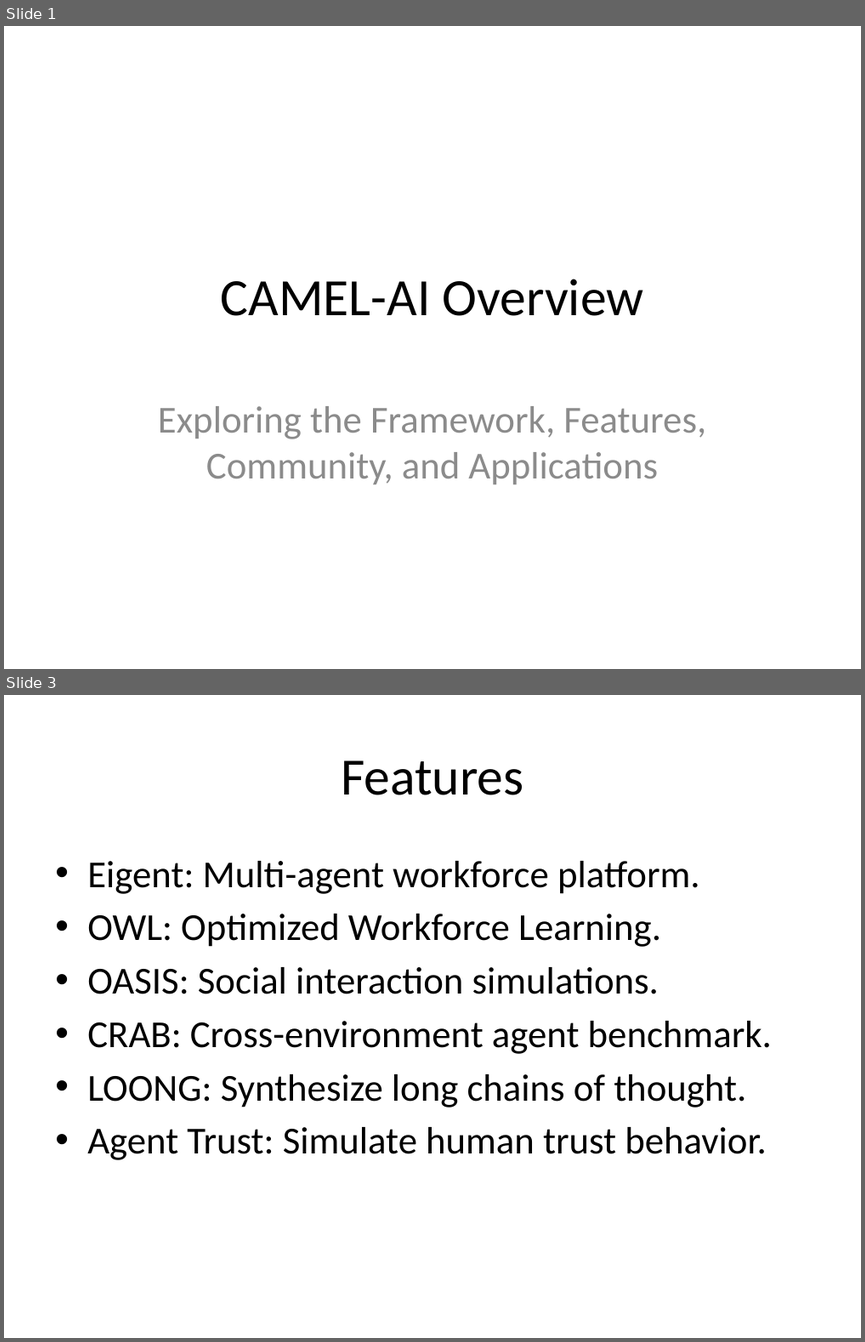
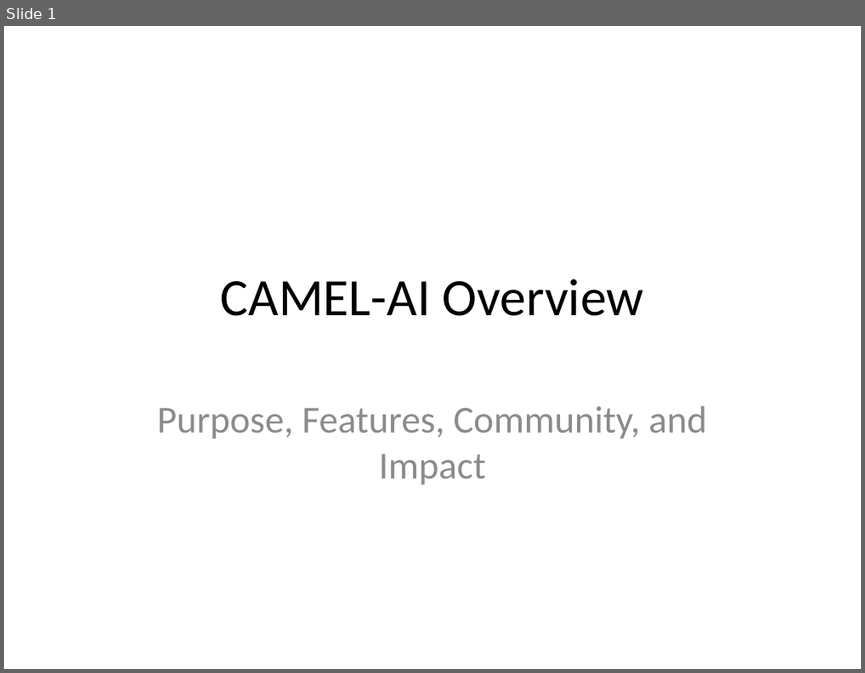
Before and after one commit to echo-yiyiyi/camel, a slide deck: pptx_outputs/CAMEL-AI_Presentation.pptx. Shown one above the other, each under a label of ours: slides 1 and 3 before the commit, slide 1 after it; the slides between them are not shown. The pictures are 865x1342 and 865x673 pixels, drawn with LibreOffice and Linux fonts; fonts in the diff are those of the drawing. Boxes give left, top, right and bottom in pixels: in the first picture for what was removed or moved away, otherwise in the second. Text is boxed around its words. In the diff, an @@ line names an element or a change of style, - is before the commit and + after.

```diff
--- a/pptx_outputs/CAMEL-AI_Presentation.pptx
+++ b/pptx_outputs/CAMEL-AI_Presentation.pptx
@@ slide 3 removed at (4, 695, 861, 1338), background #FFFFFF @@
@@ title removed at (341, 760, 523, 795) @@
-Features
@@ text removed at (87, 861, 772, 1160) @@
-• Eigent: Multi-agent workforce platform.
-• OWL: Optimized Workforce Learning.
-• OASIS: Social interaction simulations.
-• CRAB: Cross-environment agent benchmark.
-• LOONG: Synthesize long chains of thought.
-• Agent Trust: Simulate human trust behavior.
@@ slide 1 changed as well @@
@@ subtitle at (157, 406, 707, 484): text changed @@
-Exploring the Framework, Features, Community, and Applications
+Purpose, Features, Community, and Impact
```
Also in this commit, not shown: 2 other slides changed, 3 slides added, 1 other slide removed, 28 other files.
